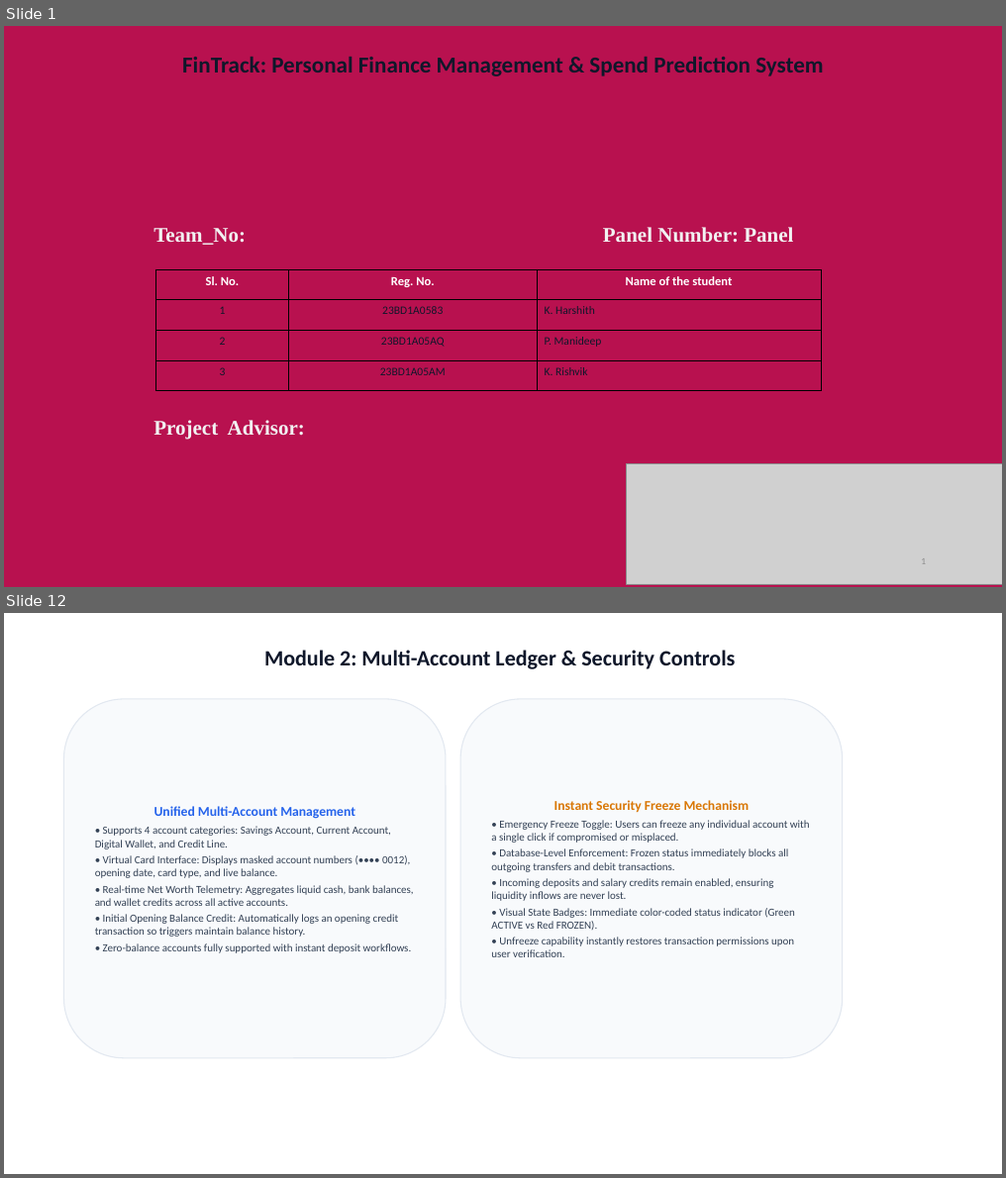
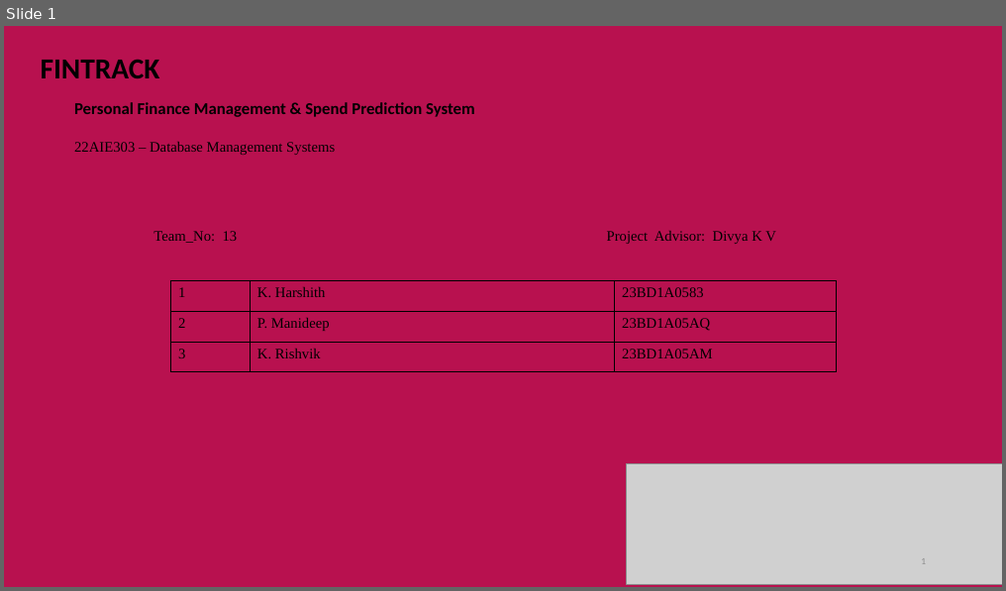
Before and after one commit to harshithchowdary999/Fintrack, a slide deck: FinTrack_Presentation.pptx. Shown one above the other, each under a label of ours: slides 1 and 12 before the commit, slide 1 after it; the slides between them are not shown. The pictures are 1006x1178 and 1006x591 pixels, drawn with LibreOffice and Linux fonts; fonts in the diff are those of the drawing; grey boxes stand for pictures; background and template pictures are left out. Boxes give left, top, right and bottom in pixels: in the first picture for what was removed or moved away, otherwise in the second. Text is boxed around its words. In the diff, an @@ line names an element or a change of style, - is before the commit and + after.

Commit message:
Update FinTrack presentation with exact Amrita DBMS 12-slide template structure and visual diagrams

```diff
--- a/FinTrack_Presentation.pptx
+++ b/FinTrack_Presentation.pptx
@@ slide 12 removed at (x1=4, y1=613, x2=1002, y2=1174), background #FFFFFF @@
@@ title removed at (x1=264, y1=650, x2=735, y2=669) @@
-Module 2: Multi-Account Ledger & Security Controls
@@ rounded rectangle removed at (x1=63, y1=699, x2=446, y2=1059) @@
-Unified Multi-Account Management
-• Supports 4 account categories: Savings Account, Current Account, Digital Wallet, and Credit Line.
-• Virtual Card Interface: Displays masked account numbers (•••• 0012), opening date, card type, and live balance.
-• Real-time Net Worth Telemetry: Aggregates liquid cash, bank balances, and wallet credits across all active accounts.
-• Initial Opening Balance Credit: Automatically logs an opening credit transaction so triggers maintain balance history.
-• Zero-balance accounts fully supported with instant deposit workflows.
@@ rounded rectangle removed at (x1=460, y1=699, x2=843, y2=1059) @@
-Instant Security Freeze Mechanism
-• Emergency Freeze Toggle: Users can freeze any individual account with a single click if compromised or misplaced.
-• Database-Level Enforcement: Frozen status immediately blocks all outgoing transfers and debit transactions.
-• Incoming deposits and salary credits remain enabled, ensuring liquidity inflows are never lost.
-• Visual State Badges: Immediate color-coded status indicator (Green ACTIVE vs Red FROZEN).
-• Unfreeze capability instantly restores transaction permissions upon user verification.
@@ slide 1 changed as well @@
@@ text added at (x1=41, y1=59, x2=160, y2=78), 28 pt, text #000000, bold @@
+FINTRACK
@@ text at (x1=74, y1=102, x2=475, y2=117): text changed; size 22 to 16 pt; text colour #0F172A to #000000 @@
-FinTrack: Personal Finance Management & Spend Prediction System
+Personal Finance Management & Spend Prediction System
@@ text added at (x1=74, y1=142, x2=335, y2=155), 14 pt, text #000000 @@
+22AIE303 – Database Management Systems
@@ text at (x1=153, y1=231, x2=776, y2=244): text changed; size 20 to 14 pt; text colour #F2F2F2 to #000000; bold off @@
-Team_No: Panel Number: Panel
-Project Advisor:
+Team_No: 13 Project Advisor: Divya K V
@@ table at (x1=171, y1=281, x2=837, y2=372) @@
-row 1: Sl. No. | Reg. No. | Name of the student
-row 2: 1 | 23BD1A0583 | K. Harshith
-row 3: 2 | 23BD1A05AQ | P. Manideep
-row 4: 3 | 23BD1A05AM | K. Rishvik
+row 1: 1 | K. Harshith | 23BD1A0583
+row 2: 2 | P. Manideep | 23BD1A05AQ
+row 3: 3 | K. Rishvik | 23BD1A05AM
@@ table resized from (x1=156, y1=271, x2=822, y2=379) to (x1=171, y1=281, x2=837, y2=372) @@
```
Also in this commit, not shown: 1 other slide changed, 10 slides added, 20 other slides removed.
